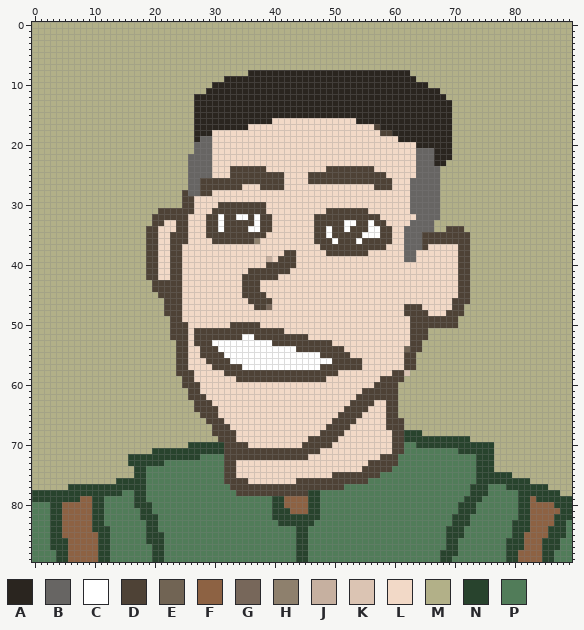
A sprite sheet gets an edit: art/lieutenant.png. Above is the file before it was changed.
The file is 90x90 pixels. Colours within 5 levels of each other are drawn and written as one.
Palette (. is transparent): A #2a251f  B #676563  C #ffffff  D #4e4236  E #716454  F #8d6243  G #77675a  H #8e806d  J #c6b0a0  K #dbc4b3  L #f2d9c7  M #b2b088  N #28432d  P #517c59
And afterwards:
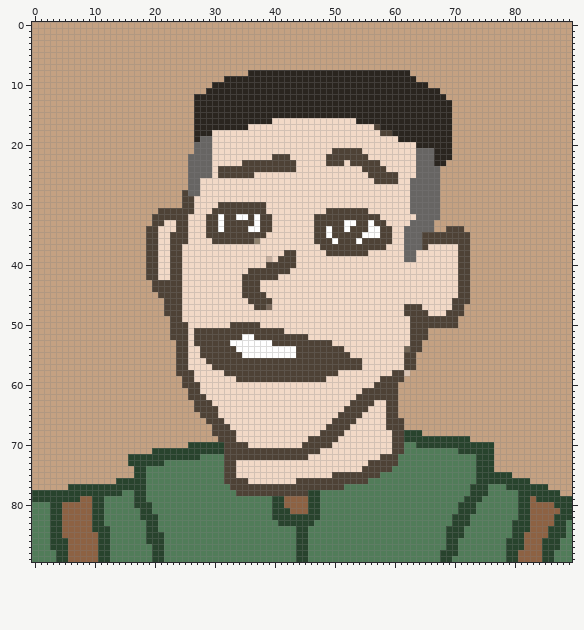
Commit message: make lieutenant goofier
The edit:
colour M: #b2b088 -> #c4a182
Changed rows in their new state; - is a pixel that keeps its letter.
first column x 28:
21 ----------------------DDDDD------
22 ------------DDD------DDDDDDD-----
23 -------DDDDDDDDD-----DDD-DDDDD---
24 ---DD------DDDDD-----LLLLLL--DD--
25 ---DD----LLLLL----LLLLLLLLLL---DD
26 LLLLLLLLLLLLLL----LLLLLLLLLLL---D
27 LLLLLLL---LLLL---------------LLL-
28 LL-------------------------------
first column x 30:
53 DDD-----------------
54 -DDD----------------
55 --DDD---------DDDD--
56 ---DDDDDDDDDDDDDDDDD
57 -----DDDDDDDDDDDDD--
Where, in picture pixels (left, top, right, bottom), the same in both pictures:
changed: (32, 22, 572, 496)
